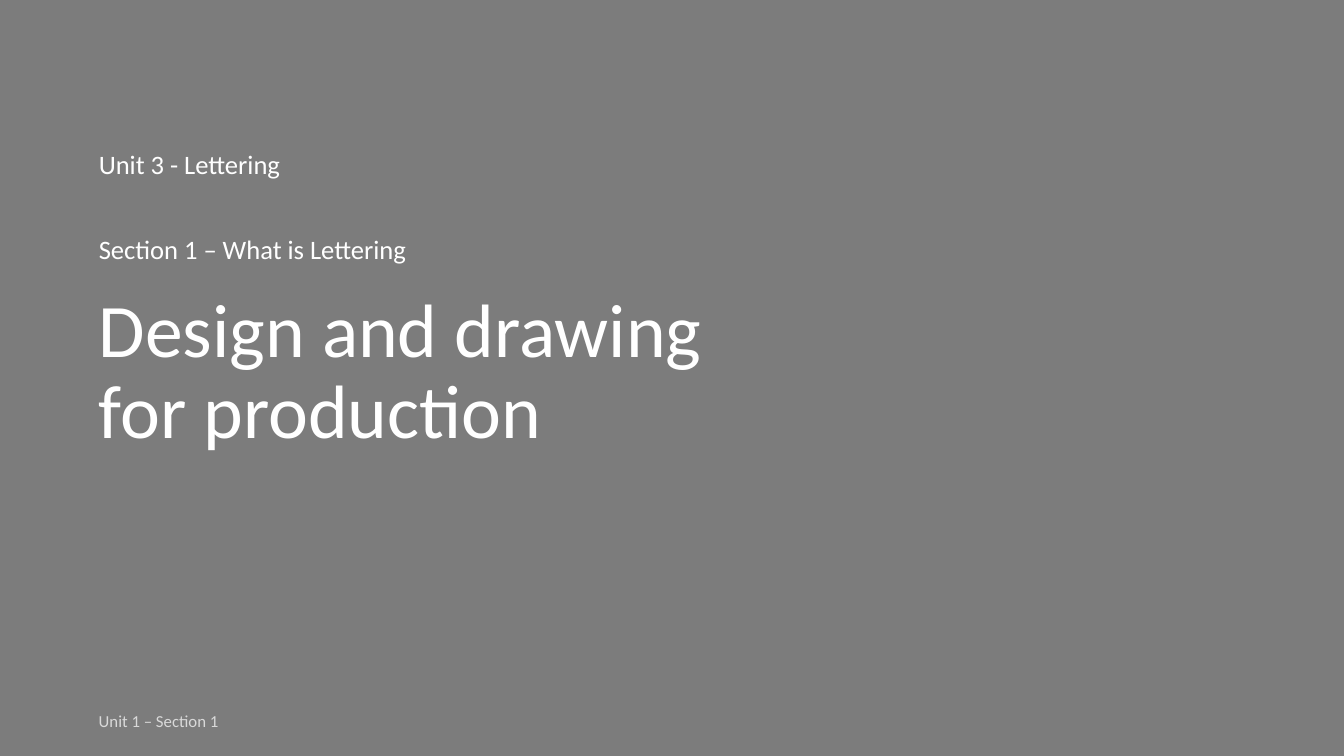
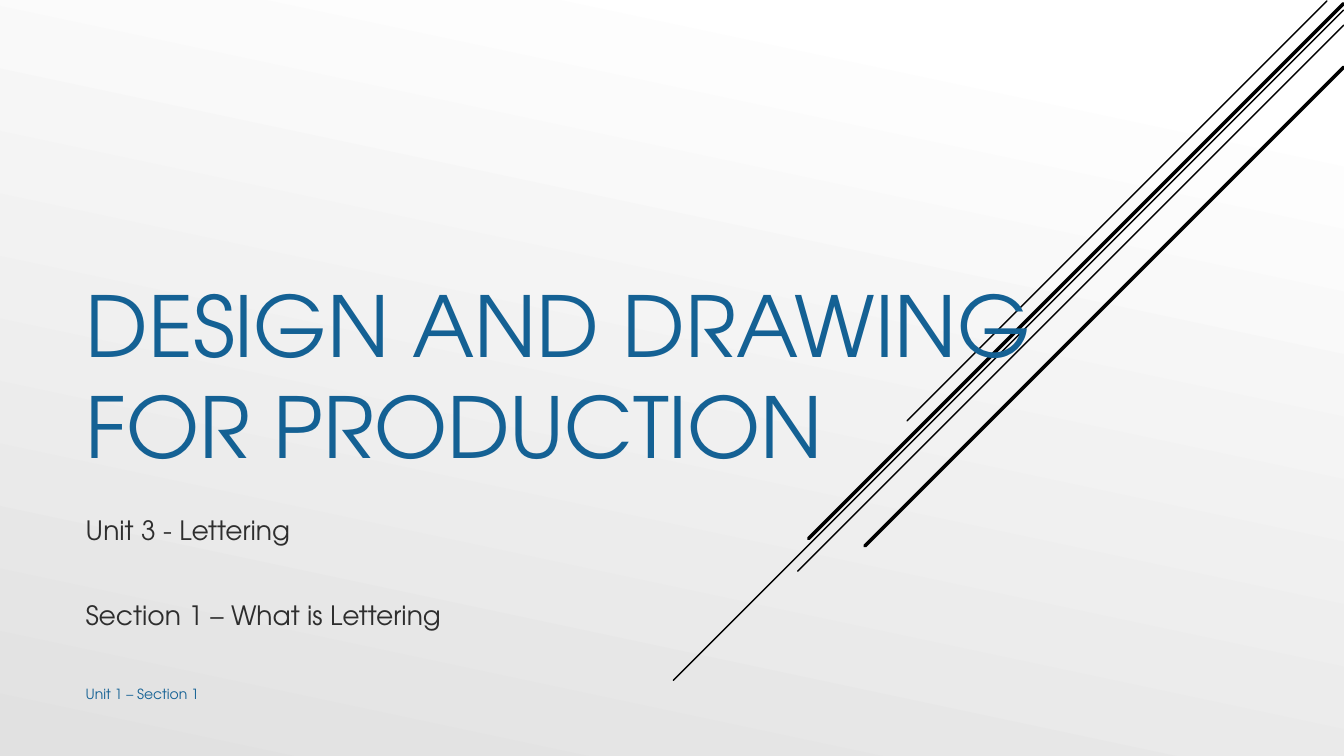
Before and after one commit to nickvertucci/Technology-Education-Curriculum, a slide deck: slide 1 of High School/Design and Drawing for Production/Unit 3 - Introduction to Lettering/Section 1 - What is Lettering/Assets/Unit 3 - Section 1 - What is Lettering.pptx. Drawn at 1344x756 pixels with LibreOffice and Linux fonts; fonts in the diff are those of the drawing. Boxes give left, top, right and bottom in pixels: in the first picture for what was removed or moved away, otherwise in the second. Text is boxed around its words. In the diff, an @@ line names an element or a change of style, - is before the commit and + after.

```diff
--- a/High School/Design and Drawing for Production/Unit 3 - Introduction to Lettering/Section 1 - What is Lettering/Assets/Unit 3 - Section 1 - What is Lettering.pptx
+++ b/High School/Design and Drawing for Production/Unit 3 - Introduction to Lettering/Section 1 - What is Lettering/Assets/Unit 3 - Section 1 - What is Lettering.pptx
@@ background #7C7C7C to gradient #FFFFFF to #E1E1E1 @@
@@ line added from (1344, 10) to (674, 681), #000000 1 pt @@
@@ line added from (1344, 25) to (798, 572), #000000 1 pt @@
@@ line added from (1344, 4) to (809, 538), #000000 2.5 pt @@
@@ line added from (1327, 1) to (907, 421), #000000 1 pt @@
@@ title "DESIGN AND DRAWING FOR PRODUCTION" at box(86, 294, 1031, 459): vertical alignment top to bottom @@
@@ line added from (1344, 68) to (865, 546), #000000 2.5 pt @@
@@ title at box(86, 294, 1031, 459): text changed; size 54 to 60 pt; font Calibri to TeX Gyre Adventor; text colour #FFFFFF to #146194 @@
-Design and drawing for production
+DESIGN AND DRAWING FOR PRODUCTION
@@ subtitle "Unit 3 - Lettering": place and size @@
-subtitle "Unit 3 - Lettering" at box(99, 156, 406, 264)
+subtitle "Unit 3 - Lettering" at box(86, 520, 441, 631)
@@ subtitle "Unit 3 - Lettering" at box(86, 520, 441, 631): font Calibri to TeX Gyre Adventor, text colour #FFFFFF to #000000 at 80% opacity; vertical alignment bottom to top @@
@@ text "Unit 1 – Section 1": place and size @@
-text "Unit 1 – Section 1" at box(99, 715, 218, 727)
+text "Unit 1 – Section 1" at box(86, 688, 199, 699)
@@ text "Unit 1 – Section 1" at box(86, 688, 199, 699): size 12 to 10 pt, font Calibri to TeX Gyre Adventor, text colour #D9D9D9 to #146194; vertical alignment middle to top @@
```
Also in this commit, not shown: 22 other slides changed, 3 slides added.
